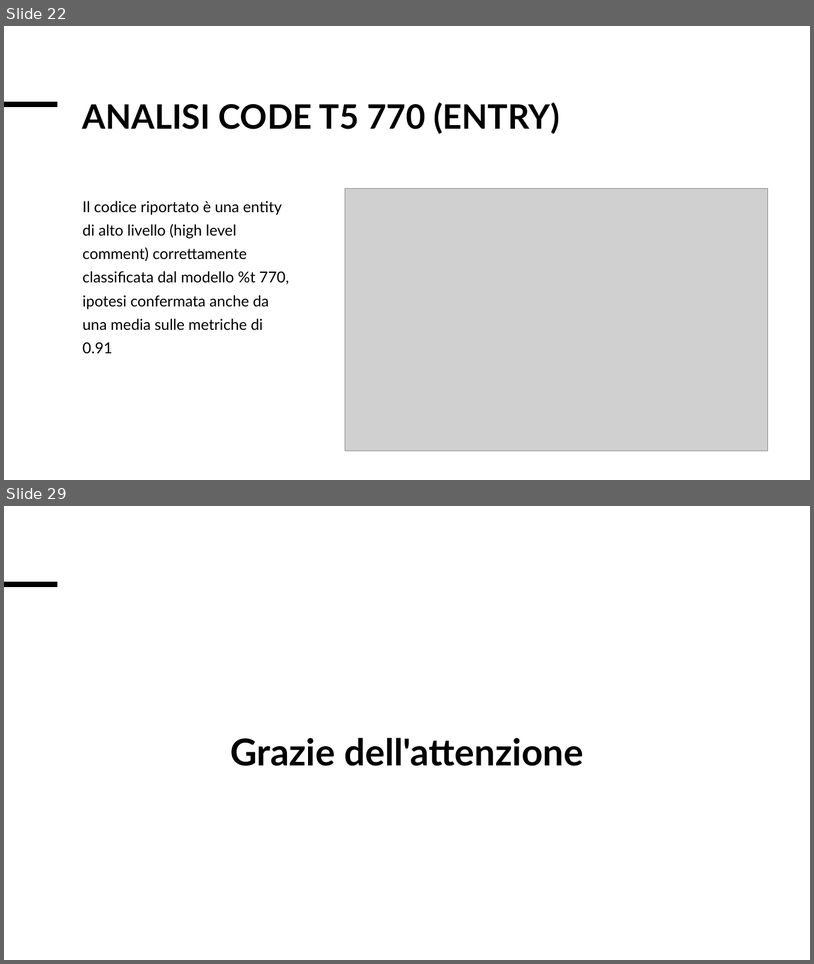
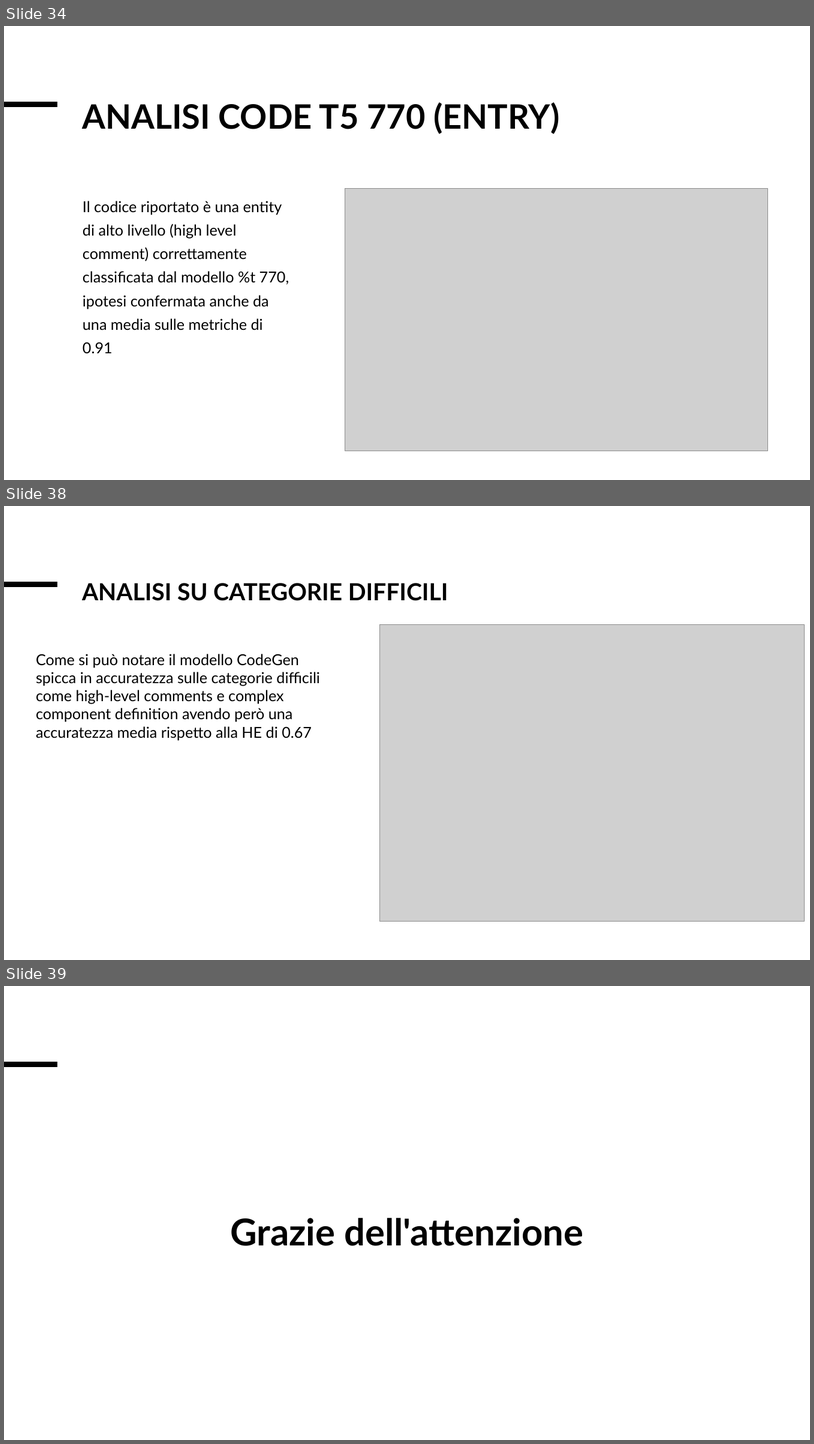
Before and after one commit to Simpronic/Tesi_Generatore_VHDL, a slide deck: altro/Presentazione_risultati.pptx. Shown one above the other, each under a label of ours: slides 22 and 29 before the commit, slides 34, 38 and 39 after it; the slides between them are not shown. The pictures are 814x964 and 814x1444 pixels, drawn with LibreOffice and Linux fonts; fonts in the diff are those of the drawing; grey boxes stand for pictures. Boxes give left, top, right and bottom in pixels: in the first picture for what was removed or moved away, otherwise in the second. Text is boxed around its words. In the diff, an @@ line names an element or a change of style, - is before the commit and + after.

```diff
--- a/altro/Presentazione_risultati.pptx
+++ b/altro/Presentazione_risultati.pptx
@@ slide 38 added at bbox=[4, 506, 810, 960], background #FFFFFF; not listed: 1 template element that a slide beside it also shows @@
@@ title added at bbox=[82, 583, 449, 601], 28 pt, text #000000, bold @@
+ANALISI SU CATEGORIE DIFFICILI
@@ picture added at bbox=[380, 625, 805, 921] @@
@@ text added at bbox=[36, 654, 320, 740], 18 pt, text #000000 @@
+Come si può notare il modello CodeGen spicca in accuratezza sulle categorie difficili come high-level comments e complex component definition avendo però una accuratezza media rispetto alla HE di 0.67
@@ what was slide 22 is now slide 34 @@
@@ what was slide 29 is now slide 39 @@
```
Also in this commit, not shown: 5 slides changed, 10 other slides added, 1 slide removed, 3 other files.
